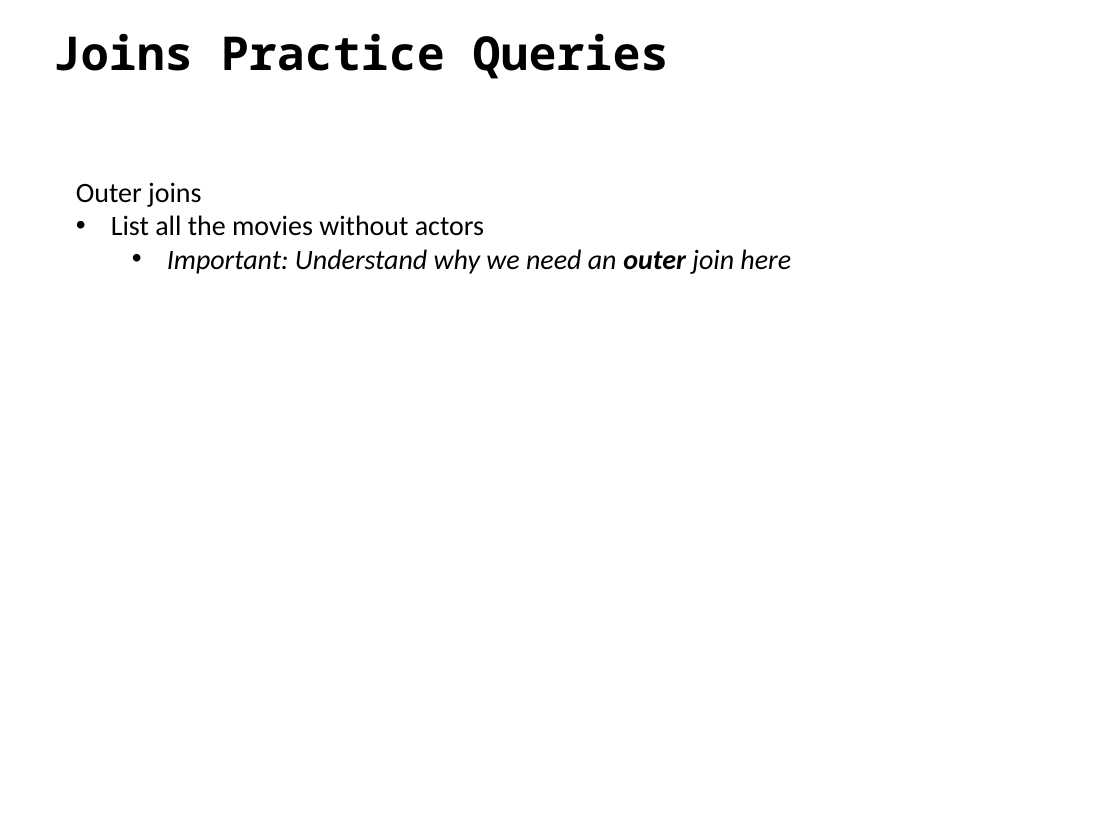
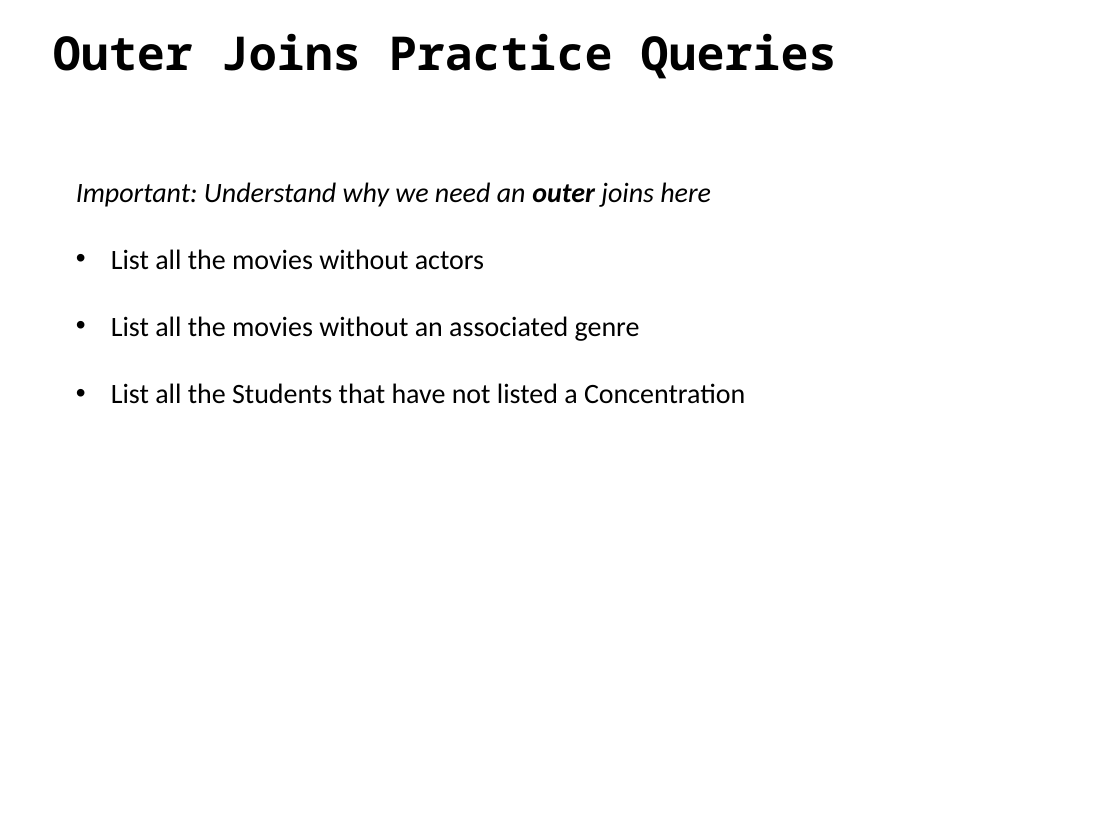
Before and after one commit to ipeirotis/dealing_with_data, a slide deck: slide 33 of 3-SQL/C-SQL.pptx (slide 45 before the commit). Drawn at 1120x840 pixels with LibreOffice and Linux fonts; fonts in the diff are those of the drawing. Boxes give left, top, right and bottom in pixels: in the first picture for what was removed or moved away, otherwise in the second. Text is boxed around its words. In the diff, an @@ line names an element or a change of style, - is before the commit and + after.

Commit message:
Moved joins before group by

```diff
--- a/3-SQL/C-SQL.pptx
+++ b/3-SQL/C-SQL.pptx
@@ text at (x1=53, y1=33, x2=837, y2=79): text changed @@
-Joins Practice Queries
+Outer Joins Practice Queries
@@ text removed at (x1=76, y1=182, x2=791, y2=274) @@
-Outer joins
-• List all the movies without actors
-  • Important: Understand why we need an outer join here
@@ text added at (x1=76, y1=182, x2=745, y2=404), 18 pt, text #000000 @@
+Important: Understand why we need an outer joins here
+• List all the movies without actors
+• List all the movies without an associated genre
+• List all the Students that have not listed a Concentration
```
Also in this commit, not shown: 5 other slides changed, 3 slides added, 1 other file.
